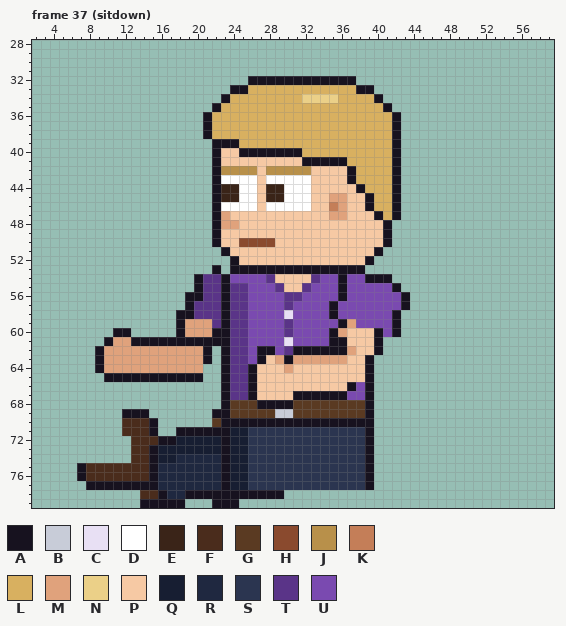
File history of a pixel-art file, sprites/expo/expo_vendp_left_anim.aseprite. Above is the file before it was changed.
64x80 pixels, 129 frames. Colours within 5 levels of each other are drawn and written as one. Shown: frame 37 (sitdown): x 2..59, y 28..79. The commit also changed other frames, which this record leaves out.
Visible layers, top first: "Arm Top", "Hair", "Face", "Watch", "Near Arm", "Collar", "Belt", "Shirt", "Body", "Back Arm", "Pants", "Shoes".
Palette (. is transparent): A #17121f  B #c8ccd8  C #e8e0f4  D #ffffff  E #3a2418  F #4a2c1c  G #5a3a22  H #8a4a2e  J #b8904a  K #c47e58  L #d8b060  M #e0a27c  N #ebd088  P #f6c9a4  Q #171e32  R #1f2840  S #2b3550  T #5a3488  U #7a4ab0
Pixels before, frame 37 (sitdown) (only the part around the change), first column x 2:
62 .......AMMMMMMMMMMMA.ATTUAAUTAA
63 .......AMMMMMMMMMMMA.ATTUAPMAMM
64 .......AMMMMMMMMMMM..ATTAPPPMPP
65 ........AAAAAAAAAAA..ATTAPPPPPP
66 .....................ATTAPPPPPP
67 .....................ATTAPPPPAA
68 .....................AGGGAAAAGG
69 ..........AAA.......AAGGGGGBBGG
70 ..........FFFA......GAAAAAAAAAA
71 ..........FFFA..AAAAAAQQSSSSSSS
72 ...........FFFAAQQQQQAQQSSSSSSS
73 ...........FFAQQQQQQQAQQSSSSSSS
74 ...........FFAQQRRRRRAQQSSSSSSS
75 .....AFFFFFFFARRRRRRRAQQSSSSSSS
76 .....AFFFFFFFARRRRRRRAQQSSSSSSS
77 ......AAAAAAAARRRRRRRAQQSSSSSSS
78 ............FFARRAAAAAAAAAAA...
79 ............AAAAA...AAA........
Once edited:
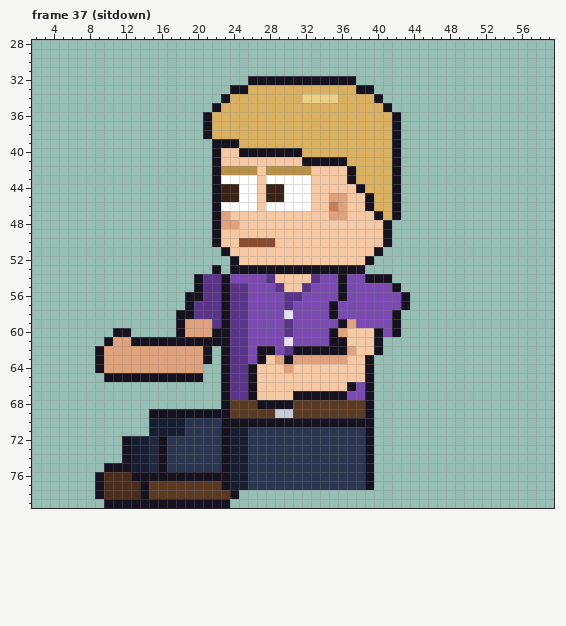
Diff:
Changed rows in their new state; - is an unchanged pixel.
Frame 37 (sitdown), layers "Pants", "Shoes":
first column x 7:
69 -----...AAAAAAA--------
70 -----...QQQQSSSS-------
71 -----...QQQQSSSS-------
72 -----AQQR-SSSSSS-------
73 -----AQQRASSSSSS-------
74 -----AQQRASSSSSS-------
75 ...AAAQQRASSSSSS-------
76 ..A---AA-AAAAAAA-------
77 -.-FFFF-GGGGGGGG-------
78 --AFFFFAGGGGGGGGG-.....
79 ---AAAA-----AAA--.-----
Pixel boxes of the changes (left, top, right, bottom) in both pictures:
changed: (77, 409, 284, 508)
